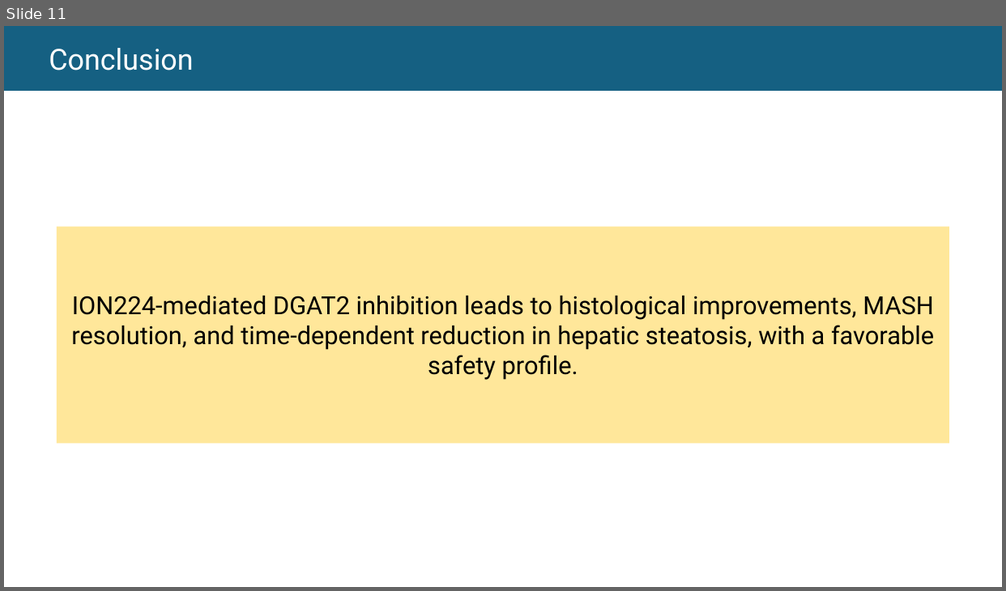
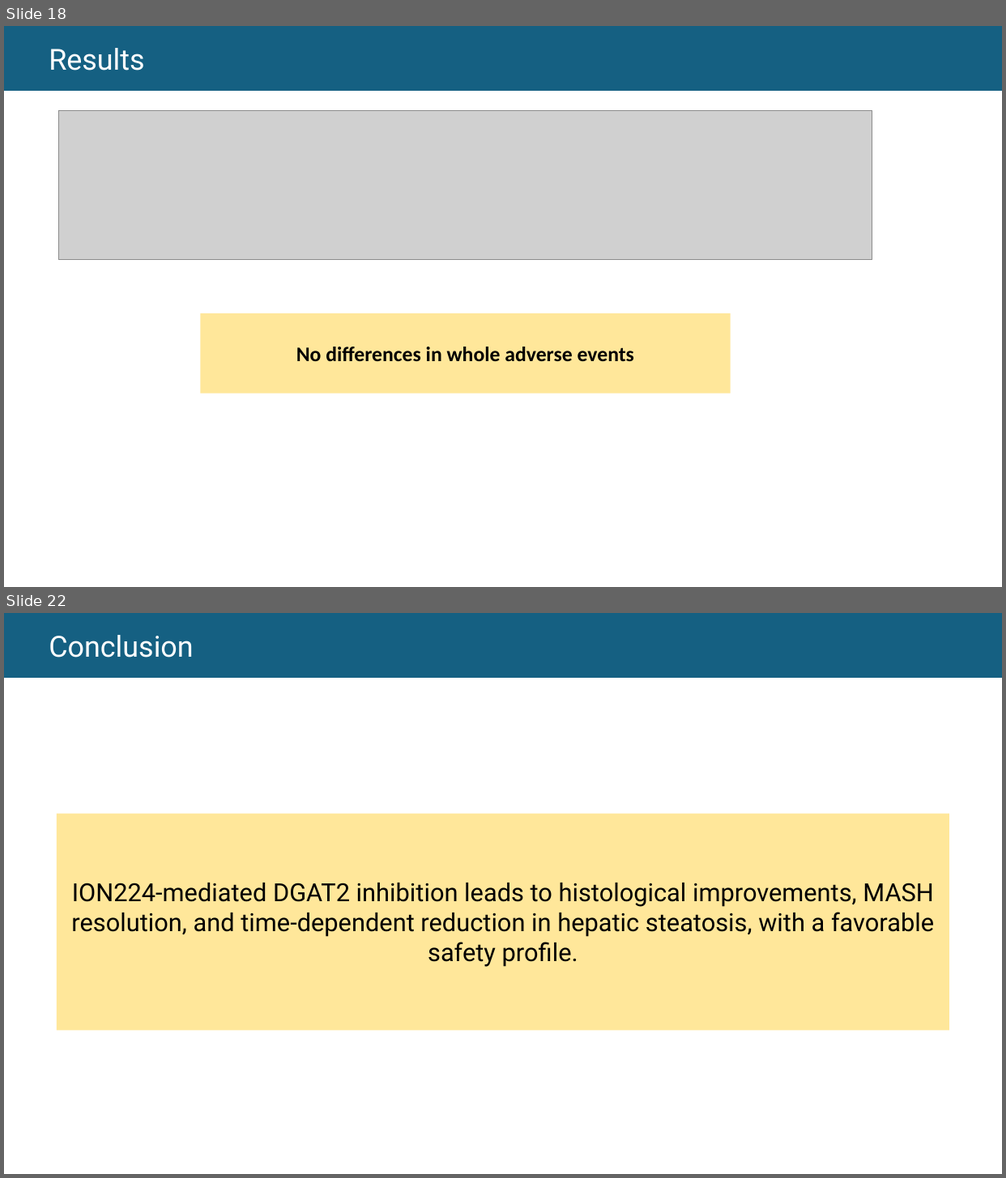
Before and after one commit to thomashusson29/M2biostatistiques, a slide deck: S1/devoirEO/Oral M2.pptx. Shown one above the other, each under a label of ours: slide 11 before the commit, slides 18 and 22 after it; the slides between them are not shown. The pictures are 1006x591 and 1006x1178 pixels, drawn with LibreOffice and Linux fonts; fonts in the diff are those of the drawing; grey boxes stand for pictures. Boxes give left, top, right and bottom in pixels: in the first picture for what was removed or moved away, otherwise in the second. Text is boxed around its words. In the diff, an @@ line names an element or a change of style, - is before the commit and + after.

```diff
--- a/S1/devoirEO/Oral M2.pptx
+++ b/S1/devoirEO/Oral M2.pptx
@@ slide 18 added at (x1=4, y1=26, x2=1002, y2=587), background #FFFFFF @@
@@ rectangle added at (x1=4, y1=26, x2=1002, y2=90), fill #156082, 28 pt, text #FFFFFF @@
+  Results
@@ picture added at (x1=58, y1=110, x2=872, y2=259) @@
@@ rectangle added at (x1=200, y1=314, x2=731, y2=394), fill #FFE79A, 20 pt, text #000000, bold @@
+No differences in whole adverse events
@@ what was slide 11 is now slide 22 @@
```
Also in this commit, not shown: 3 slides changed, 17 other slides added, 7 slides removed, 31 other files.
